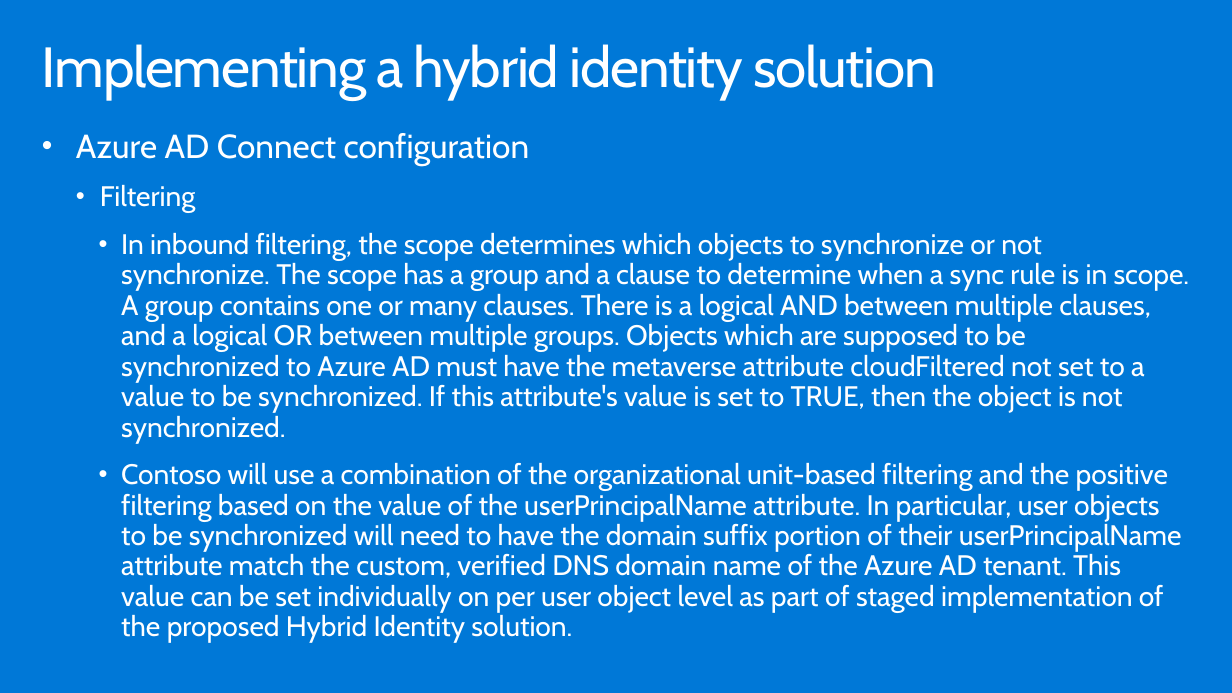
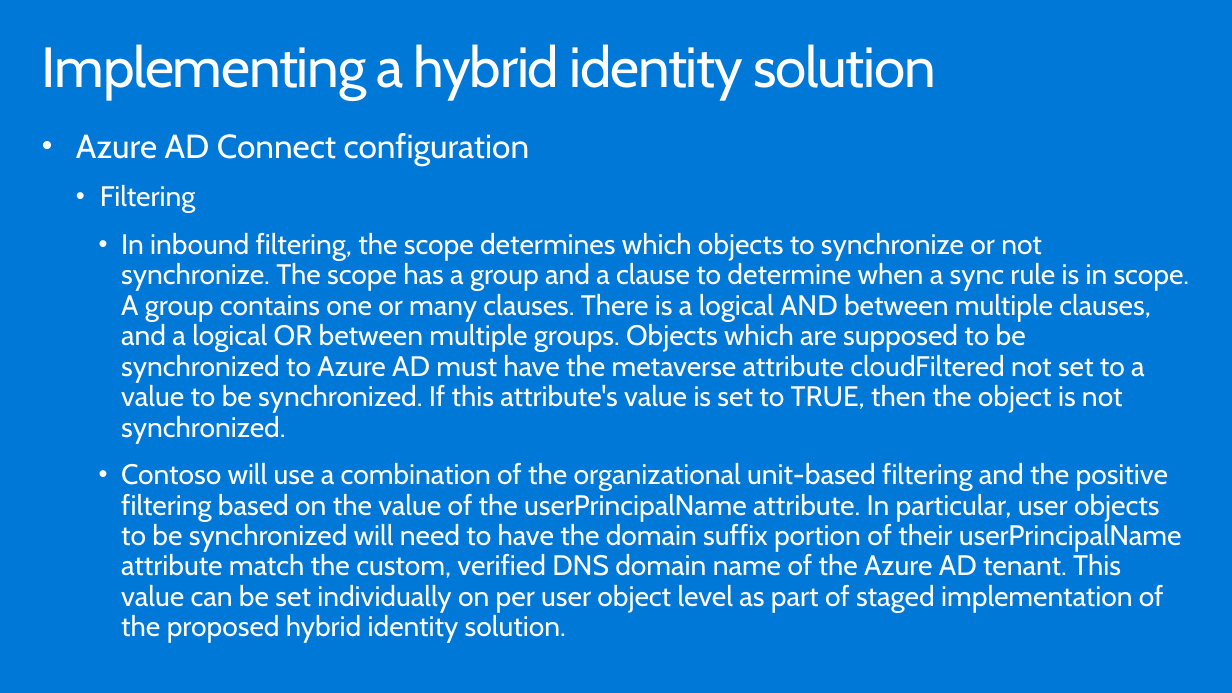
Before and after one commit to smseerat/MCW-Hybrid-identity, a slide deck: slide 33 of Whiteboard design session/WDS trainer presentation - Hybrid Identity.pptx. Drawn at 1232x693 pixels with LibreOffice and Linux fonts; fonts in the diff are those of the drawing. Boxes give left, top, right and bottom in pixels: in the first picture for what was removed or moved away, otherwise in the second. Text is boxed around its words. In the diff, an @@ line names an element or a change of style, - is before the commit and + after.

```diff
--- a/Whiteboard design session/WDS trainer presentation - Hybrid Identity.pptx
+++ b/Whiteboard design session/WDS trainer presentation - Hybrid Identity.pptx
@@ text at [121, 462, 1182, 643]: text changed @@
-    • Contoso will use a combination of the organizational unit-based filtering and the positive filtering based on the value of the userPrincipalName attribute. In particular, user objects to be synchronized will need to have the domain suffix portion of their userPrincipalName attribute match the custom, verified DNS domain name of the Azure AD tenant. This value can be set individually on per user object level as part of staged implementation of the proposed Hybrid Identity solution.
+    • Contoso will use a combination of the organizational unit-based filtering and the positive filtering based on the value of the userPrincipalName attribute. In particular, user objects to be synchronized will need to have the domain suffix portion of their userPrincipalName attribute match the custom, verified DNS domain name of the Azure AD tenant. This value can be set individually on per user object level as part of staged implementation of the proposed hybrid identity solution.
```
Also in this commit, not shown: 3 other slides changed, 3 other files.
